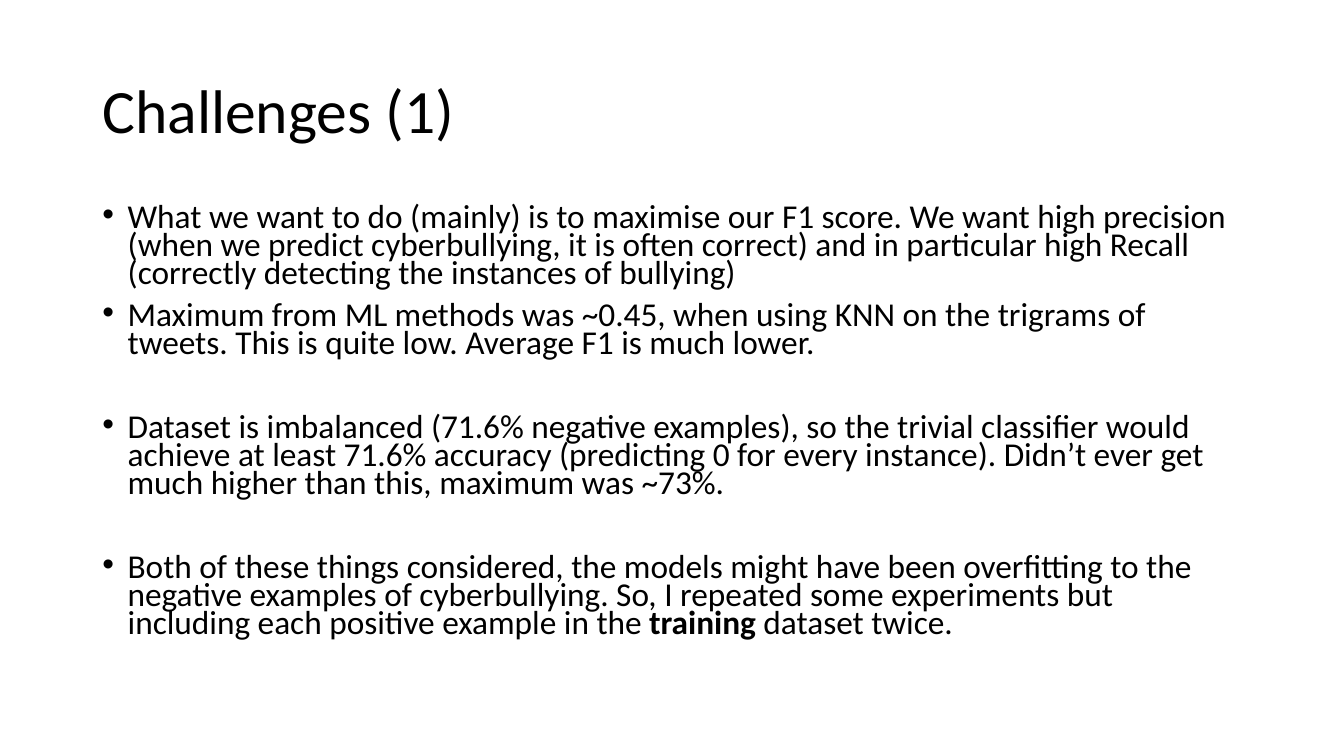
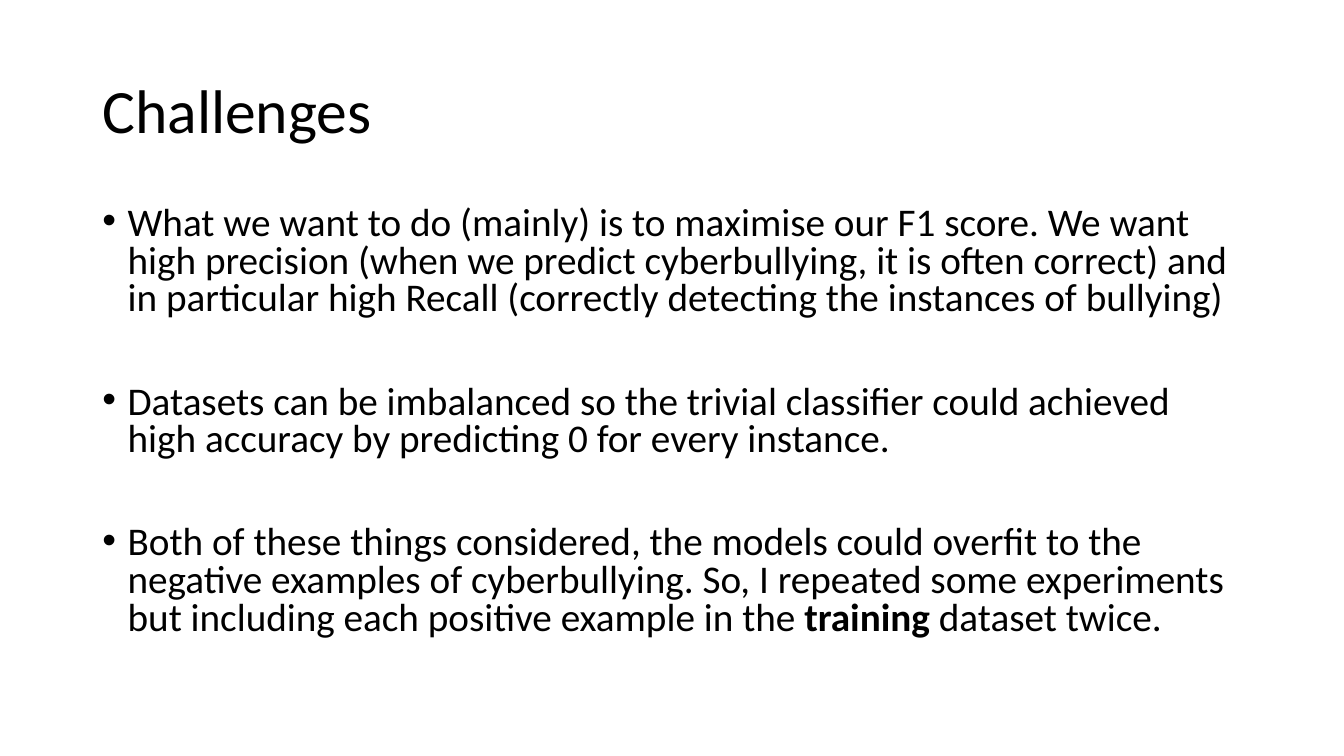
Before and after one commit to jleyland96/Cyberbullying-Detection, a slide deck: slide 11 of Project Logbook/results_log.pptx (slide 25 before the commit). Drawn at 1344x756 pixels with LibreOffice and Linux fonts; fonts in the diff are those of the drawing. Boxes give left, top, right and bottom in pixels: in the first picture for what was removed or moved away, otherwise in the second. Text is boxed around its words. In the diff, an @@ line names an element or a change of style, - is before the commit and + after.

```diff
--- a/Project Logbook/results_log.pptx
+++ b/Project Logbook/results_log.pptx
@@ title at [102,90,371,144]: text changed @@
-Challenges (1)
+Challenges
@@ text at [128,207,1227,318]: size 23.8 to 28 pt in "What we want to do (mainly) is ..."; line spacing 0.7 to 0.8 @@
@@ text at [128,387,1224,638]: text changed; size 23.8 to 28 pt @@
-• Maximum from ML methods was ~0.45, when using KNN on the trigrams of tweets. This is quite low. Average F1 is much lower.
-• Dataset is imbalanced (71.6% negative examples), so the trivial classifier would achieve at least 71.6% accuracy (predicting 0 for every instance). Didn’t ever get much higher than this, maximum was ~73%.
-• Both of these things considered, the models might have been overfitting to the negative examples of cyberbullying. So, I repeated some experiments but including each positive example in the training dataset twice.
+• Datasets can be imbalanced so the trivial classifier could achieved high accuracy by predicting 0 for every instance.
+• Both of these things considered, the models could overfit to the negative examples of cyberbullying. So, I repeated some experiments but including each positive example in the training dataset twice.
```
Also in this commit, not shown: 28 other slides changed, 1 slide added, 32 slides removed, 4 other files.
